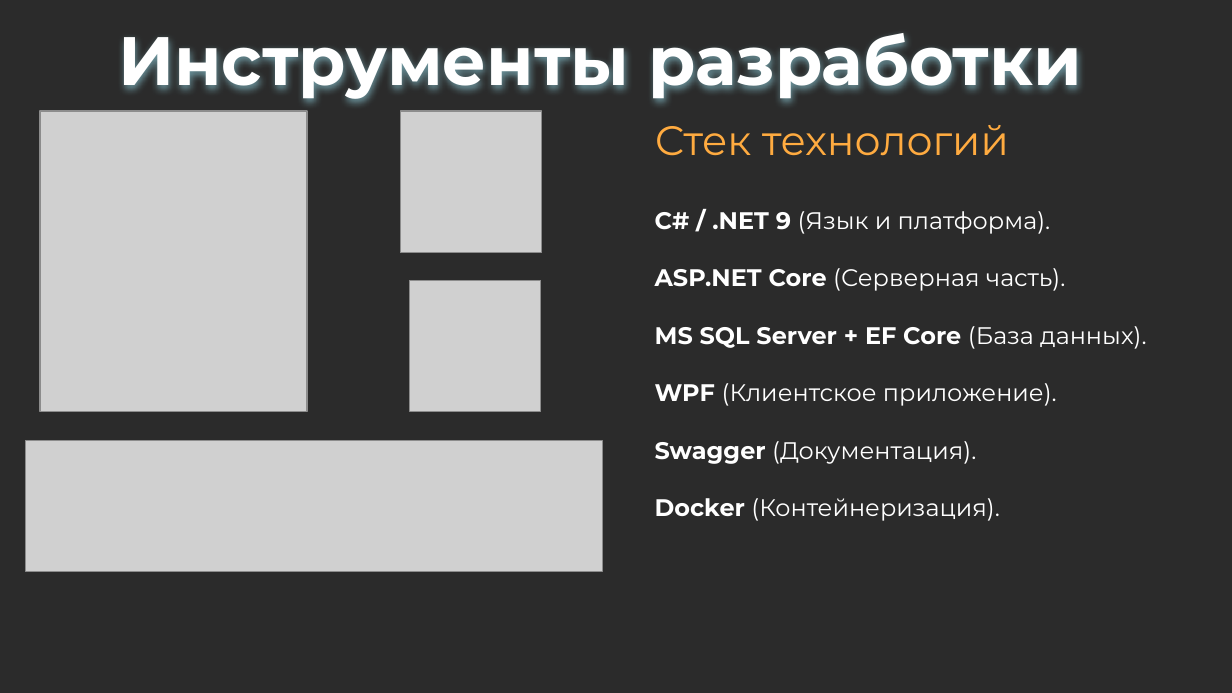
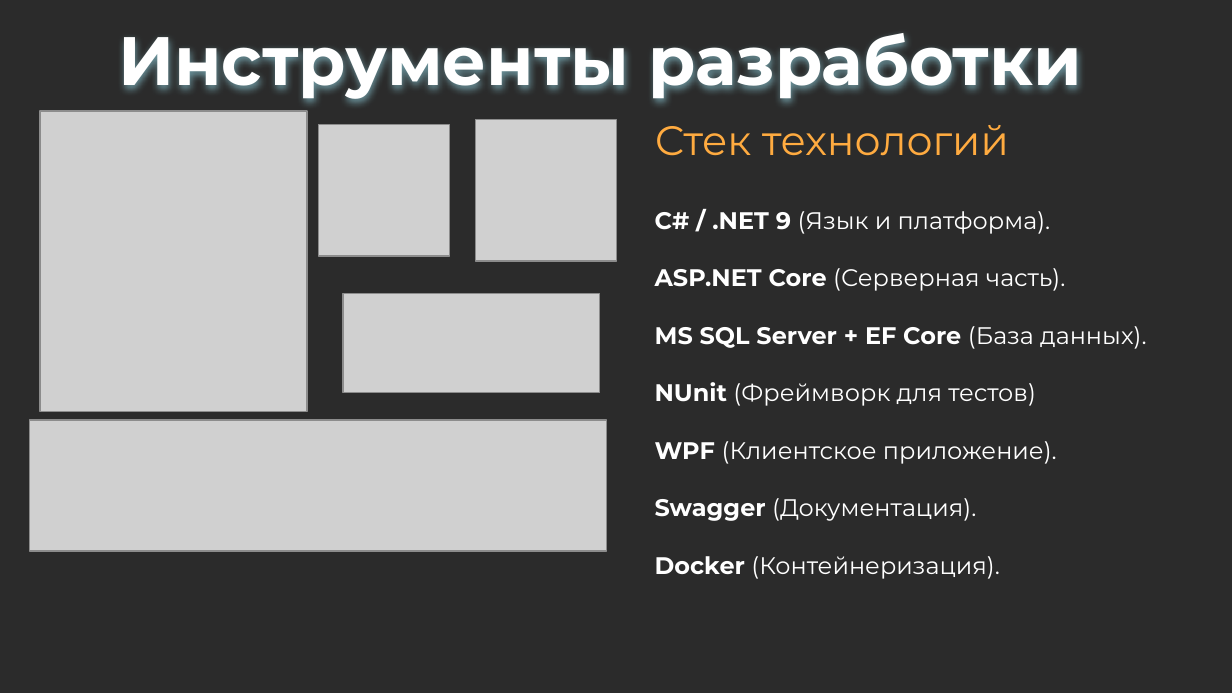
Before and after one commit to Bikmacs/CafeSystem, a slide deck: slide 5 of Docs/Презентация системы кафе.pptx. Drawn at 1232x693 pixels with LibreOffice and Linux fonts; fonts in the diff are those of the drawing; grey boxes stand for pictures; background and template pictures are left out; a plain dark background stands for a picture behind light text. Boxes give left, top, right and bottom in pixels: in the first picture for what was removed or moved away, otherwise in the second. Text is boxed around its words. In the diff, an @@ line names an element or a change of style, - is before the commit and + after.

```diff
--- a/Docs/Презентация системы кафе.pptx
+++ b/Docs/Презентация системы кафе.pptx
@@ picture added at [318, 124, 448, 255] @@
@@ picture: place and size @@
-picture at [400, 111, 542, 253]
+picture at [476, 120, 617, 261]
@@ picture added at [342, 293, 599, 392] @@
@@ picture removed at [409, 280, 540, 410] @@
@@ text at [655, 382, 1036, 406]: paragraph added @@
+NUnit (Фреймворк для тестов)
@@ picture: place and size @@
-picture at [26, 440, 602, 570]
+picture at [30, 420, 606, 551]
```
Also in this commit, not shown: 7 other slides changed, 3 slides added, 1 slide removed, 13 other files.
